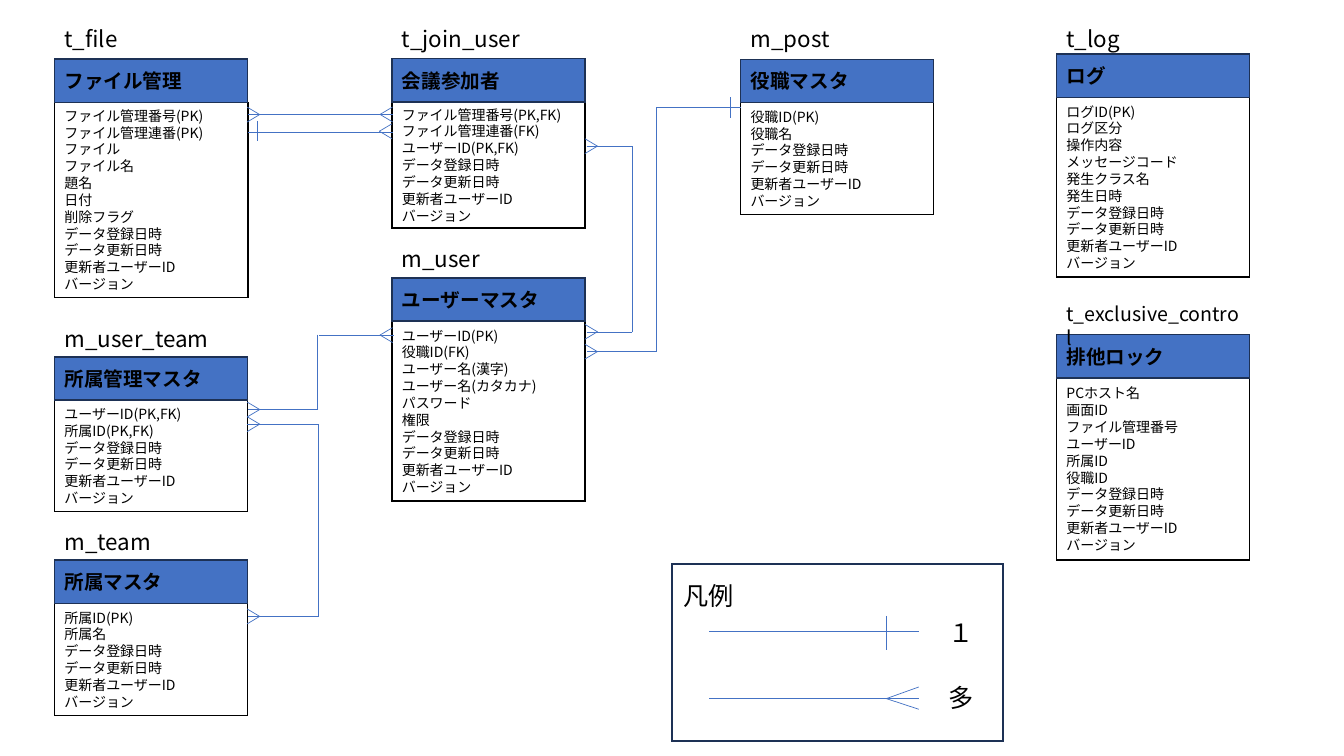
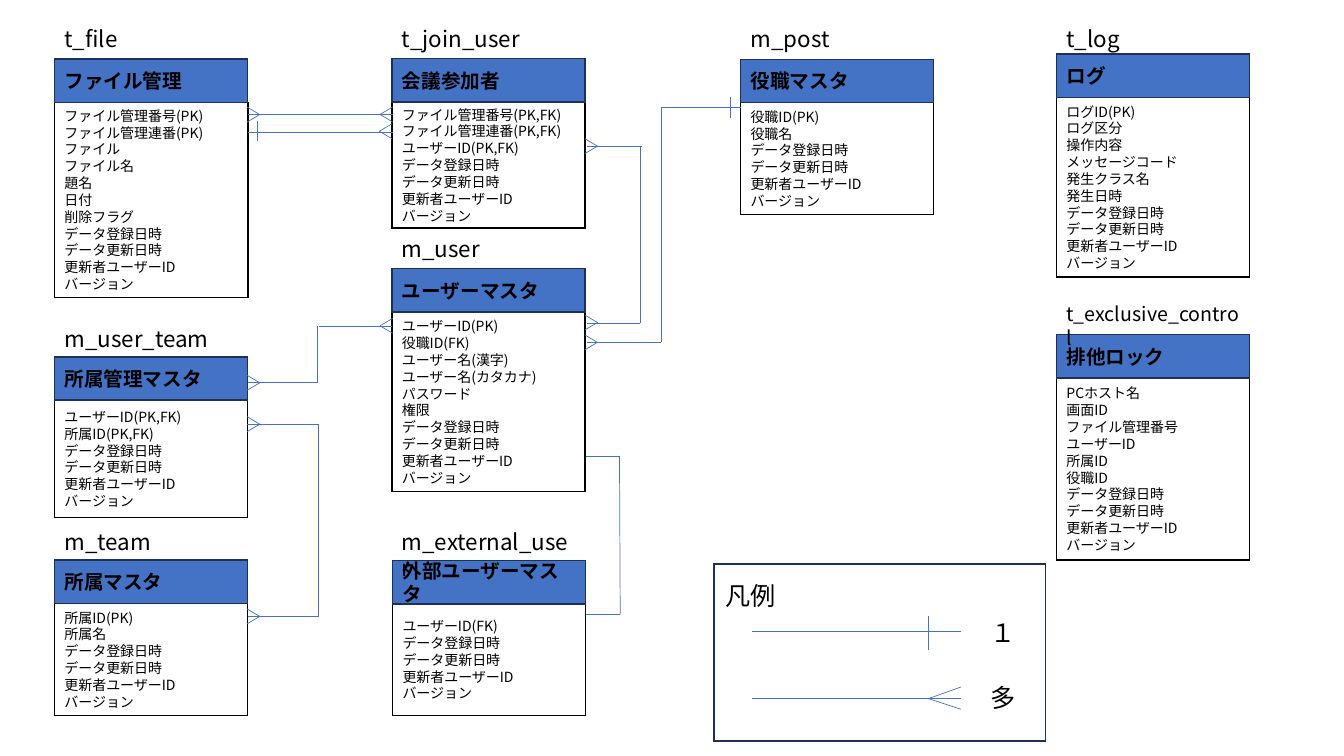
Before and after one commit to FujiwaraYuki0002/FileManagementSystem_Doc, a slide deck: slide 1 of 機能設計書/ER図.pptx. Drawn at 1344x756 pixels with LibreOffice and Linux fonts; fonts in the diff are those of the drawing. Boxes give left, top, right and bottom in pixels: in the first picture for what was removed or moved away, otherwise in the second. Text is boxed around its words. In the diff, an @@ line names an element or a change of style, - is before the commit and + after.

Commit message:
fix:藤原　外部ユーザーの追加 機能設計書\CRUD図.xlsx 機能設計書\DB設計書.xlsx 機能設計書\ER図.pptx

```diff
--- a/機能設計書/ER図.pptx
+++ b/機能設計書/ER図.pptx
@@ line moved from (741, 108) - (656, 108) to (741, 108) - (661, 108) @@
@@ line moved from (656, 108) - (656, 352) to (661, 108) - (661, 343) @@
@@ text in rectangle at (402,124,561,139): text changed @@
-ファイル管理連番(FK)
+ファイル管理連番(PK,FK)
@@ line moved from (587, 146) - (632, 146) to (587, 146) - (642, 146) @@
@@ line moved from (632, 333) - (632, 146) to (640, 324) - (640, 146) @@
@@ line moved from (318, 335) - (318, 409) to (318, 327) - (318, 383) @@
@@ 7 lines, 2 rectangles, 1 text: place and size @@
-7 lines, 2 rectangles, 1 text at (319,254,598,501)
+7 lines, 2 rectangles, 1 text at (319,244,598,491)
@@ line moved from (587, 333) - (632, 333) to (587, 324) - (640, 324) @@
@@ line moved from (656, 352) - (587, 352) to (661, 343) - (587, 343) @@
@@ 3 lines: place and size @@
-3 lines at (247,402,319,417)
+3 lines at (247,375,319,390)
@@ rectangle "ユーザーID(PK,FK)": place and size @@
-rectangle "ユーザーID(PK,FK)" at (54,400,247,511)
+rectangle "ユーザーID(PK,FK)" at (54,400,247,518)
@@ line added from (586, 456) to (620, 456), #4472C4 0.5 pt @@
@@ line added from (620, 456) to (620, 615), #4472C4 0.5 pt @@
@@ text added at (402,532,568,553), 16 pt, text #000000 @@
+m_external_user
@@ rectangle added at (393,561,586,604), fill #4472C4, outline #1E3256 1 pt, 14 pt, text #000000, bold @@
+外部ユーザーマスタ
@@ rectangle added at (393,604,586,716), fill #FFFFFF, outline #000000 1 pt, 10 pt, text #000000 @@
+ユーザーID(FK)
+データ登録日時
+データ更新日時
+更新者ユーザーID
+バージョン
@@ line added from (587, 615) to (620, 615), #4472C4 0.5 pt @@
@@ 3 texts, 2 lines, 1 rectangle: place and size @@
-3 texts, 2 lines, 1 rectangle at (673,565,1004,742)
+3 texts, 2 lines, 1 rectangle at (715,565,1047,742)
@@ 3 lines: place and size @@
-3 lines at (886,616,920,710)
+3 lines at (929,616,961,710)
```
Also in this commit, not shown: 2 other files.
